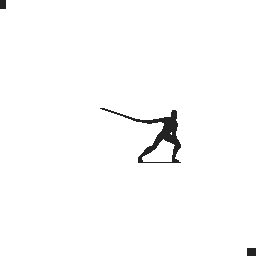
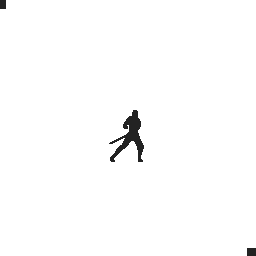
The second (256, 256) image is a revision of the first. Changes to its layers:
hid group "08" (1 layers) over left=100, top=108, right=181, bottom=163
showed "01" over left=109, top=110, right=144, bottom=162
